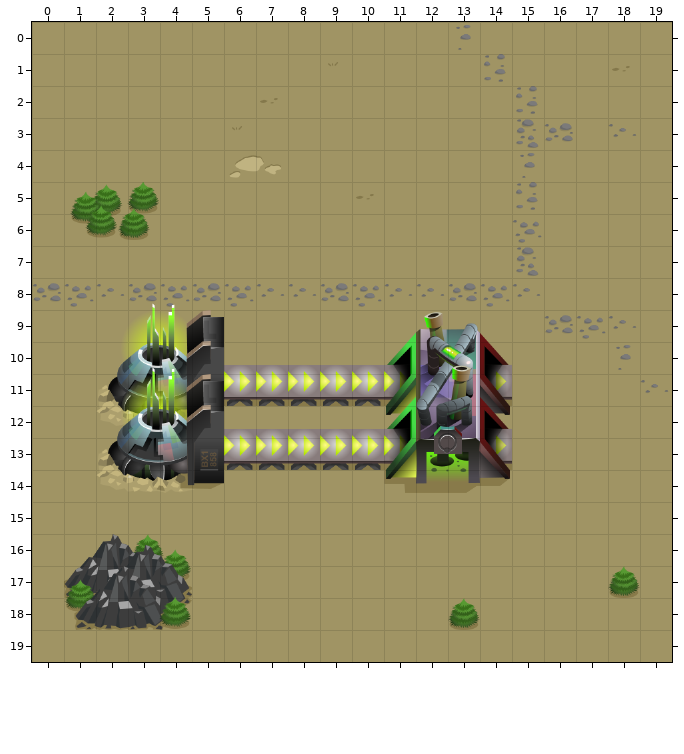
A Tiled map gets an edit: GGJ2012/Maps/MapTest.tmx. Above: the version before the commit.
Cells are 48x48 px. Shown: x 0..19, y 0..19.
Now the later version:
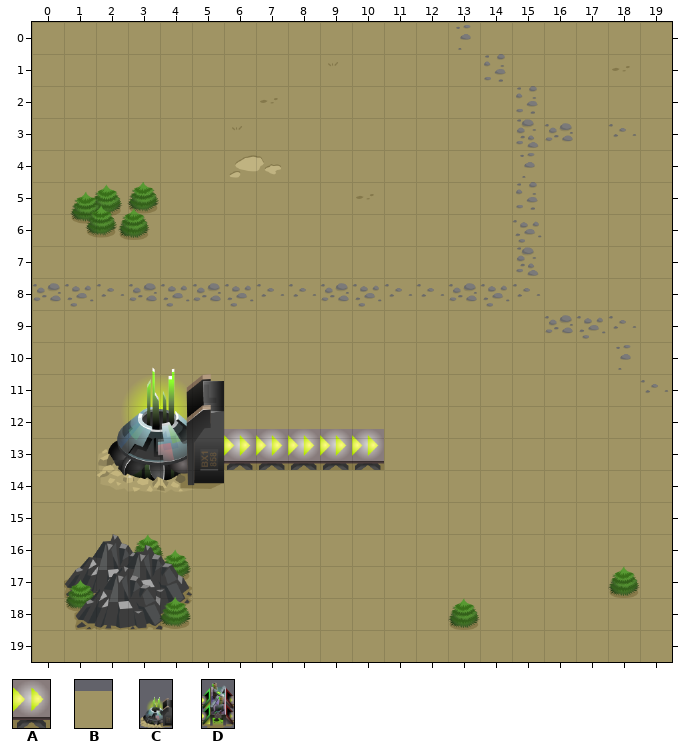
Key: from "BG": A 6, B 35; from "Buildings": C 0, D 3.
_ is an empty cell.
The exact change:
Layer "BG":
Tile A gives way to tile B in row 11 at x 6 to 10.
Layer "FG":
Tile C is gone in row 12 at x 2.
Tile D is gone in row 14 at x 11.
Changed places in both pictures, as pixel boxes (x1, y1, x2, y2):
changed: (97, 303, 512, 493)
